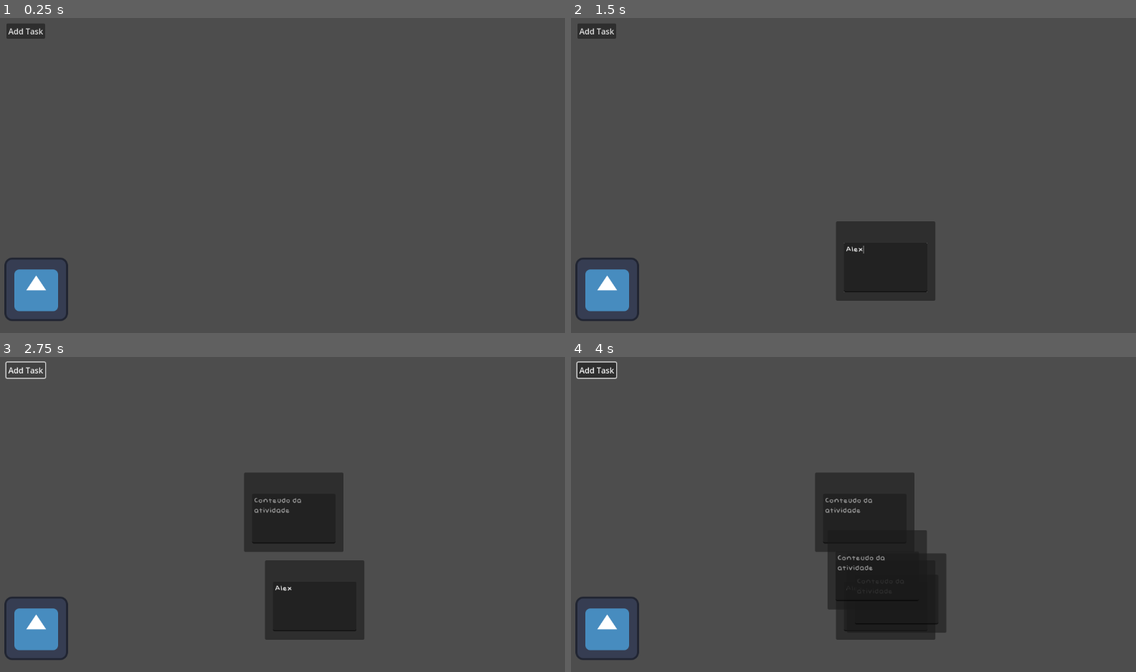
Above: before the commit, frames 1-4 (two rows, left to right).
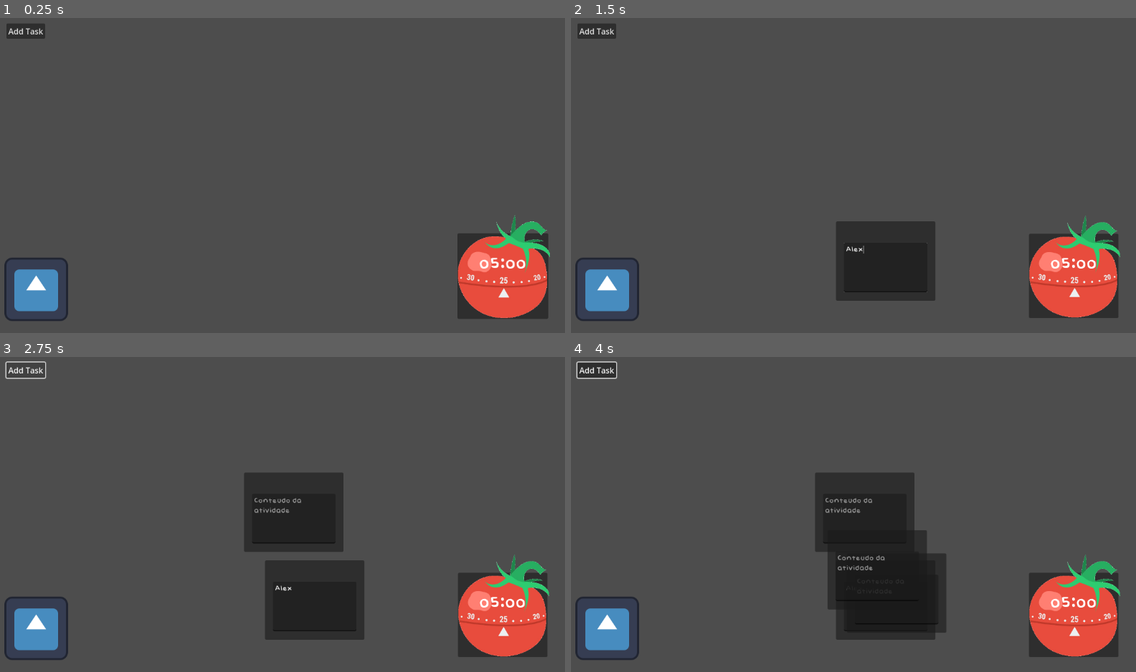
Above: after the commit, the same moments.

Repository: NatePlays95/cute-pomodoro
Game: Godot game, scene res://screens/main/main.tscn
Same seed, same stepped clock (60 frames per second), same inputs: the game is played once before the commit and once after it. The engine's default icon, where the game draws it, is replaced by a stand-in: a white triangle on a blue panel in a dark square.
Inputs (mouse positions are in pixels of both pictures, inside the frame that each line leads up to):
- Up to frame 1 (0.25 s): no input
- Up to frame 2 (1.5 s): click "Add Task" at 0.5 s; click (887, 266) at 1.27 s; type "Alex" at 1.35 s
- Up to frame 3 (2.75 s): click "Add Task" at 2 s
- Up to frame 4 (4 s): click "Add Task" at 2.75 s; tap Enter at 3.5 s; move the mouse to (977, 495) at 3.52 s; hold Shift from 3.53 s (still down); click (977, 495) at 3.67 s

The runs differ from the first frame. In frame 1, 4.5% of the frame differs, in the area x 80-98%, y 62-96%; in frame 2, 4.3%; in frame 3, 4.3%; in frame 4, 4.3%.

Commit message:
pomodoro timer

Diff:
--- a/components/draggable_panel_container.gd
+++ b/components/draggable_panel_container.gd
@@ -38,6 +38,7 @@
 			if mouse_in:
 				dragging = true
 				drag_offset = (global_position - get_global_mouse_position())*drag_size_mult
+				drag_offset = drag_offset.rotated(deg_to_rad(-rotation_degrees))
 				get_parent().move_child(self, -1)
 				#z_index = +10
 				grabbed.emit(self)
@@ -57,13 +58,19 @@
 		global_position += drag_delta_pos
 		drag_delta_pos *= 1 - friction_after_release
 
+	#stop things from escaping
+	if not get_viewport_rect().grow(-20).has_point(global_position + pivot_offset.rotated(rotation)):
+		drag_delta_pos = Vector2.ZERO
+
 	if dragging:
 		scale = scale.move_toward(Vector2.ONE * drag_size_mult, delta*10)
-		rotation_degrees = lerp(rotation_degrees, drag_rotation_degrees, delta*10)
+		if drag_rotation_degrees != 0:
+			rotation_degrees = lerp(rotation_degrees, drag_rotation_degrees, delta*10)
 	else:
 		if mouse_in: scale = scale.move_toward(Vector2.ONE * 1.05, delta)
 		else: scale = scale.move_toward(Vector2.ONE, delta*3)
-		rotation_degrees = lerp(rotation_degrees, 0.0, delta*10)
+		if drag_rotation_degrees != 0:
+			rotation_degrees = lerp(rotation_degrees, 0.0, delta*10)
 
 func _on_mouse_entered() -> void:
 	mouse_in = true
--- /dev/null
+++ b/components/shake_detector_component.gd
@@ -0,0 +1,59 @@
+class_name ShakeDetectorComponent
+extends Node2D
+
+signal shake_detected
+
+@export var detect_threshold := 2.0
+@export var forget_threshold := 0.8
+@export var decay_rate := 0.97
+
+@export var debug_label_visible := false
+
+var shake_successful := false :
+	set(value):
+		if value == true and shake_successful == false:
+			shake_detected.emit()
+			#print_debug("shake! ", randf())
+		shake_successful = value
+
+var sum := 0.0
+var old_global_position := Vector2.ZERO
+var old_delta_pos := Vector2.ZERO
+
+var startup_timer := 0.5
+var debug_label : Label = null
+
+func _ready():
+	visible = false
+	old_global_position = global_position
+	sum = -100
+
+	debug_label = Label.new()
+	if debug_label_visible: add_child(debug_label)
+
+func _physics_process(delta: float) -> void:
+	if startup_timer > 0:
+		startup_timer -= delta
+		return # dont trigger the shake on entry
+
+	var delta_pos = global_position - old_global_position
+	var dot = delta_pos.normalized().dot(old_delta_pos.normalized())
+
+	if dot < -0.01:
+		sum += abs(dot)
+	sum *= decay_rate
+
+	debug_label.text = "%.2f" % sum
+
+	if sum >= detect_threshold:
+		shake_successful = true
+	elif sum < forget_threshold:
+		shake_successful = false
+
+	old_delta_pos = global_position - old_global_position
+	old_global_position = global_position
+	if old_delta_pos.length_squared() < 0.1:
+		reset()
+
+func reset():
+	sum = 0
--- a/components/task_card/task_card.gd
+++ b/components/task_card/task_card.gd
@@ -13,6 +13,7 @@
 	super._ready()
 	grabbed.connect(_on_grabbed)
 	released.connect(_on_released)
+	$ShakeDetectorComponent.shake_detected.connect(_on_shaken)
 	_on_released(self)
 
 func delete():
@@ -38,3 +39,6 @@
 	get_area().process_mode = Node.PROCESS_MODE_INHERIT
 	await get_tree().create_timer(0.1).timeout
 	AudioManager.play_sfx_random(SOUNDS_RELEASED)
+
+func _on_shaken() -> void:
+	set_text("")
--- a/components/task_card/task_card.tscn
+++ b/components/task_card/task_card.tscn
@@ -1,7 +1,8 @@
-[gd_scene load_steps=4 format=3 uid="uid://pvy5v33y3o7s"]
+[gd_scene load_steps=5 format=3 uid="uid://pvy5v33y3o7s"]
 
 [ext_resource type="Script" path="res://components/task_card/task_card.gd" id="1_pquyo"]
 [ext_resource type="FontFile" uid="uid://bva5v1fktgn04" path="res://themes/Baby Doll.ttf" id="2_rqsac"]
+[ext_resource type="Script" path="res://components/shake_detector_component.gd" id="3_ui51o"]
 
 [sub_resource type="RectangleShape2D" id="RectangleShape2D_1h4w6"]
 size = Vector2(200, 160)
@@ -42,3 +43,6 @@
 [node name="CollisionShape2D" type="CollisionShape2D" parent="Area2D"]
 position = Vector2(100, 80)
 shape = SubResource("RectangleShape2D_1h4w6")
+
+[node name="ShakeDetectorComponent" type="Node2D" parent="."]
+script = ExtResource("3_ui51o")
--- /dev/null
+++ b/components/timer/pomodoro_timer.gd
@@ -0,0 +1,83 @@
+extends DraggablePanelContainer
+
+const SOUNDS_CLICK = [
+	"pomodoro_click_1.wav", "pomodoro_click_2.wav", "pomodoro_click_3.wav"
+]
+const SOUNDS_5CLICK = ["pomodoro_5click.wav"]
+const SOUNDS_CLICK_LIMIT = ["pomodoro_click_limit.wav"]
+
+var timer_active := false
+var timer : TimerResource
+
+var starting_minutes := 5.0
+
+func _ready():
+	super._ready()
+	timer = TimerResource.new()
+	timer.negative_mode = true
+	timer.finished.connect(_on_timer_finished)
+	$ShakeDetectorComponent.shake_detected.connect(_on_shake_detected)
+
+
+
+func _unhandled_input(event: InputEvent) -> void:
+	if mouse_in and not timer_active:
+		if event is InputEventMouseButton and event.is_pressed():
+			var step = 5
+			if Input.is_key_pressed(KEY_SHIFT): step = 1
+			if event.button_index == MOUSE_BUTTON_WHEEL_UP:
+				AudioManager.play_sfx_random(SOUNDS_CLICK_LIMIT if starting_minutes == 60 else SOUNDS_CLICK)
+				starting_minutes = clamp(starting_minutes + step, 0, 60)
+			elif event.button_index == MOUSE_BUTTON_WHEEL_DOWN:
+				AudioManager.play_sfx_random(SOUNDS_CLICK_LIMIT if starting_minutes == 0 else SOUNDS_CLICK)
+				starting_minutes = clamp(starting_minutes - step, 0, 60)
+
+
+func start(time_seconds:float) -> void:
+	timer_active = true
+	timer.reset()
+	timer.set_time_from_seconds(time_seconds)
+
+func stop() -> void:
+	timer_active = false
+	starting_minutes = ceil(timer.seconds / 300.0) * 5
+
+
+
+
+func _physics_process(delta: float) -> void:
+	if timer_active:
+		timer.update(delta)
+		%TimerLabel.text = "[center]" + timer.timer_as_string(true)
+	else:
+		%TimerLabel.text = "[center]" + TimerResource.string_from_seconds(starting_minutes*60.0, true)
+
+
+func _process(delta: float) -> void:
+	super._process(delta)
+	if dragging:
+		rotation = lerp_angle(rotation, 0.0, delta*50)
+	else:
+		rotation_degrees += drag_delta_pos.x*0.5
+	if abs(drag_delta_pos.x) <= 3.0:
+		drag_delta_pos *= 0.95
+	#print_debug(drag_delta_pos.x)
+
+
+
+
+
+func _on_shake_detected():
+	AudioManager.play_sfx("magic_ding.wav")
+	if timer_active:
+		stop()
+	else:
+		if starting_minutes == 0: starting_minutes = 1
+		start(starting_minutes*60)
+		#start(60*1)
+
+func _on_timer_finished():
+	timer_active = false
+	starting_minutes = 0.0
+	AudioManager.play_sfx("magic_ding.wav")
+	print("YAYYY")
--- /dev/null
+++ b/components/timer/pomodoro_timer.tscn
@@ -0,0 +1,43 @@
+[gd_scene load_steps=6 format=3 uid="uid://dk8rv02j4su6e"]
+
+[ext_resource type="Script" path="res://components/timer/pomodoro_timer.gd" id="1_3vsls"]
+[ext_resource type="Texture2D" uid="uid://cls1d4fj82wfu" path="res://images/pomodoro_placeholder.png" id="2_bna5t"]
+[ext_resource type="Script" path="res://components/shake_detector_component.gd" id="3_b6xdn"]
+[ext_resource type="FontFile" uid="uid://bva5v1fktgn04" path="res://themes/Baby Doll.ttf" id="4_hk5tt"]
+
+[sub_resource type="AtlasTexture" id="AtlasTexture_k84r3"]
+atlas = ExtResource("2_bna5t")
+region = Rect2(559.907, 96.5351, 326.397, 354.643)
+
+[node name="PomodoroTimer" type="PanelContainer"]
+custom_minimum_size = Vector2(180, 170)
+offset_right = 180.0
+offset_bottom = 170.0
+script = ExtResource("1_3vsls")
+drag_rotation_degrees = 0.0
+friction_after_release = 0.03
+
+[node name="Sprite2D" type="Sprite2D" parent="."]
+position = Vector2(88, 67)
+scale = Vector2(0.585123, 0.585123)
+texture = SubResource("AtlasTexture_k84r3")
+
+[node name="ShakeDetectorComponent" type="Node2D" parent="."]
+script = ExtResource("3_b6xdn")
+
+[node name="Control" type="Control" parent="."]
+layout_mode = 2
+size_flags_horizontal = 4
+
+[node name="MarginContainer" type="MarginContainer" parent="."]
+layout_mode = 2
+theme_override_constants/margin_top = 40
+
+[node name="TimerLabel" type="RichTextLabel" parent="MarginContainer"]
+unique_name_in_owner = true
+layout_mode = 2
+mouse_filter = 2
+theme_override_fonts/normal_font = ExtResource("4_hk5tt")
+theme_override_font_sizes/normal_font_size = 42
+bbcode_enabled = true
+text = "[center]00:00"
--- a/project.godot
+++ b/project.godot
@@ -13,6 +13,7 @@
 config/name="Cute Pomodoro"
 run/main_scene="res://screens/main/main.tscn"
 config/features=PackedStringArray("4.3", "GL Compatibility")
+run/max_fps=120
 config/icon="res://icon.svg"
 
 [autoload]
--- a/screens/main/main.tscn
+++ b/screens/main/main.tscn
@@ -1,7 +1,8 @@
-[gd_scene load_steps=4 format=3 uid="uid://da1e41ks1w0rp"]
+[gd_scene load_steps=5 format=3 uid="uid://da1e41ks1w0rp"]
 
 [ext_resource type="Script" path="res://screens/main/main.gd" id="1_h7jkx"]
 [ext_resource type="Texture2D" uid="uid://g6lut2jlw60h" path="res://icon.svg" id="2_pkjyu"]
+[ext_resource type="PackedScene" uid="uid://dk8rv02j4su6e" path="res://components/timer/pomodoro_timer.tscn" id="3_3dcfl"]
 
 [sub_resource type="RectangleShape2D" id="RectangleShape2D_pa61v"]
 size = Vector2(96, 96)
@@ -28,4 +29,11 @@
 [node name="CollisionShape2D" type="CollisionShape2D" parent="TrashArea"]
 shape = SubResource("RectangleShape2D_pa61v")
 
+[node name="PomodoroTimer" parent="." instance=ExtResource("3_3dcfl")]
+offset_left = 928.0
+offset_top = 448.0
+offset_right = 1108.0
+offset_bottom = 618.0
+friction_after_release = 0.01
+
 [connection signal="pressed" from="BtnAddTask" to="." method="_on_btn_add_task_pressed"]
--- /dev/null
+++ b/scripts/timer.gd
@@ -0,0 +1,82 @@
+class_name TimerResource
+extends Resource
+
+## Timer resource
+## meant to be used with a global Timer loaded from game files,
+## but can be instantiated on a case-by-case basis.
+
+## if negative mode is on, this triggers when ticks reach zero.
+signal finished
+
+## How many in_game frames have been measured. More precise than
+## Is correctly updated by calling update inside _physics_process.
+var ticks : int = 0
+
+## How much time has been measured. For precision use [code]ticks[/code] instead.
+## Is correctly updated by calling update inside normal _process.
+var seconds : float = 0.0
+
+## If set to true, this timer counts down.
+var negative_mode := false
+
+
+static func ticks_from_seconds(seconds_in:float) -> int:
+	return floor(seconds_in * Engine.physics_ticks_per_second)
+
+static func seconds_from_ticks(ticks_in:int) -> float:
+	return float(ticks_in) / float(Engine.physics_ticks_per_second)
+
+static func string_from_ticks(ticks_in:int, no_milliseconds:=false) -> String:
+	return string_from_seconds(seconds_from_ticks(ticks_in), no_milliseconds)
+
+static func string_from_seconds(seconds_in:float, no_milliseconds:=false) -> String:
+
+	var int_seconds : int = int(seconds_in)
+	var int_minutes : int = int(int_seconds / 60)
+	var int_millis : int = int((seconds_in - int_seconds)*1000)
+	int_seconds = int_seconds % 60
+
+	var time_string = "%02d:%02d" % [int_minutes, int_seconds]
+	if not no_milliseconds:
+		time_string += ".%03d" % int_millis
+	return time_string
+
+
+
+func reset() -> void:
+	ticks = 0
+	seconds = 0.0
+
+
+func set_time_from_ticks(new_ticks:int) -> void:
+	ticks = new_ticks
+	seconds = seconds_from_ticks(new_ticks)
+
+func set_time_from_seconds(new_seconds:float) -> void:
+	seconds = new_seconds
+	ticks = ticks_from_seconds(new_seconds)
+
+
+## Call inside a level's process or physics process functions.
+func update(delta:float) -> void:
+	if negative_mode:
+		if ticks > 0:
+			ticks -= 1
+			seconds -= delta
+			if ticks <= 0:
+				finished.emit()
+		else:
+			ticks = 0
+			seconds = 0.0
+
+	else:
+		ticks += 1
+		seconds += delta
+
+
+## Useful shorthand for records.
+func get_frames_in_seconds() -> float:
+	return float(ticks) / float(Engine.physics_ticks_per_second)
+
+func timer_as_string(no_milliseconds:=false) -> String:
+	return string_from_ticks(ticks, no_milliseconds)
Not shown, added: audio/sfx/magic_ding.wav.import
Not shown, added: audio/sfx/pomodoro_5click.wav.import
Not shown, added: audio/sfx/pomodoro_click_1.wav.import
Not shown, added: audio/sfx/pomodoro_click_2.wav.import
Not shown, added: audio/sfx/pomodoro_click_3.wav.import
Not shown, added: audio/sfx/pomodoro_click_limit.wav.import
Binary file added: images/pomodoro-timer-concept-vector-9700182.jpg
Not shown, added: images/pomodoro-timer-concept-vector-9700182.jpg.import
Binary file added: images/pomodoro_placeholder.png
Not shown, added: images/pomodoro_placeholder.png.import
Not shown, added: audio/sfx/magic_ding.wav
Not shown, added: audio/sfx/pomodoro_5click.wav
(and 4 more such lines)
